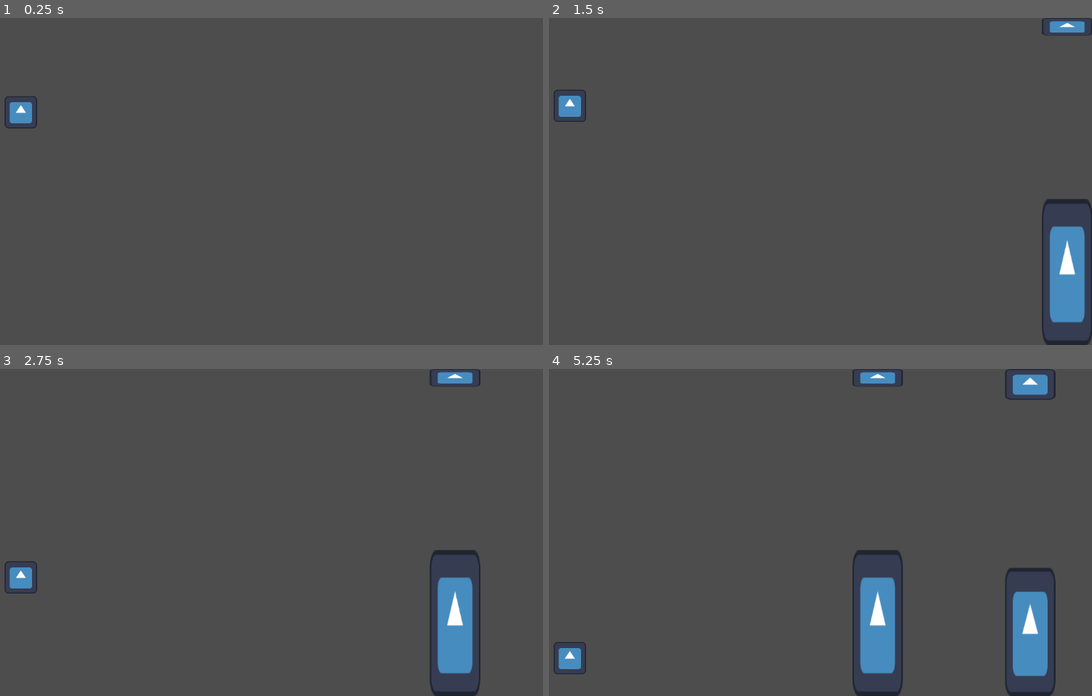
Above: before the commit, frames 1-4 (two rows, left to right).
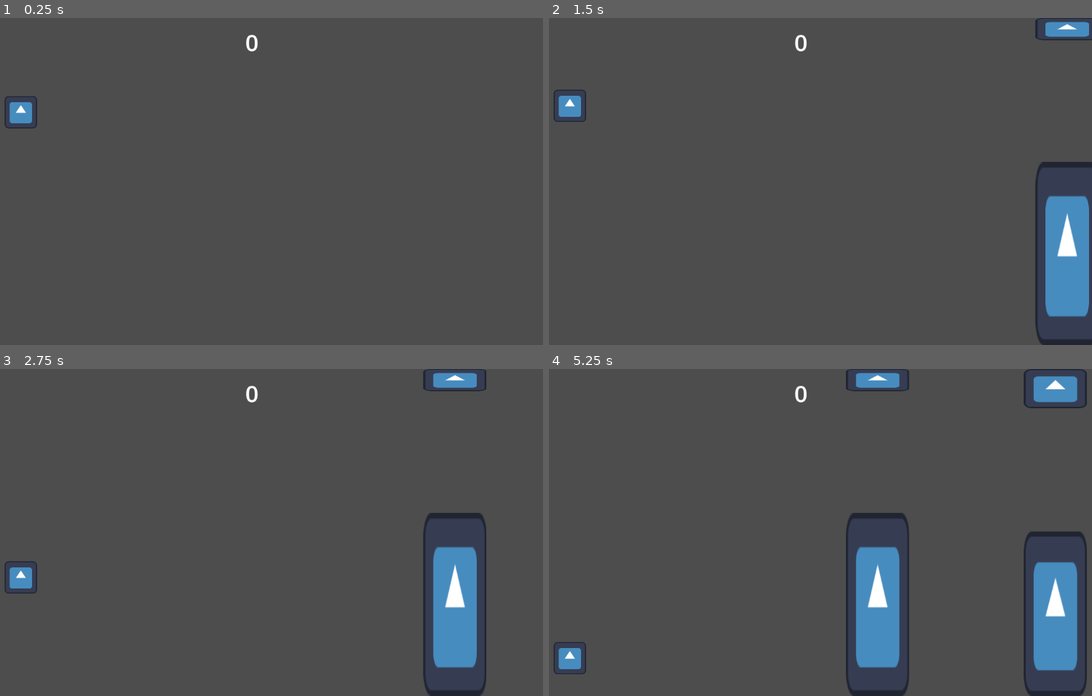
Above: after the commit, the same moments.

Repository: Davidwallacesadler/FlappyBirdCuzWhyNot
Game: Godot game, scene res://scenes/game.tscn
Same seed, same stepped clock (60 frames per second), same inputs: the game is played once before the commit and once after it. The engine's default icon, where the game draws it, is replaced by a stand-in: a white triangle on a blue panel in a dark square.
Inputs:
- Up to frame 1 (0.25 s): no input
- Up to frame 2 (1.5 s): tap Enter (ui_accept) at 0.5, 0.77 s
- Up to frame 3 (2.75 s): tap Enter (ui_accept) at 1.52 s
- Up to frame 4 (5.25 s): tap Enter (ui_accept) at 3.02, 3.77, 4.52 s

The runs differ from the first frame. In frame 1, less than 0.1% of the frame differs, in the area x 45-48%, y 5-11%; in frame 2, 2.7%; in frame 3, 3.0%; in frame 4, 8.0%, in the area x 45-100%, y 0-100%.

Commit message:
Add basic score

Diff:
--- a/scenes/game.tscn
+++ b/scenes/game.tscn
@@ -13,9 +13,10 @@
 [sub_resource type="RectangleShape2D" id="RectangleShape2D_7iory"]
 size = Vector2(315, 67)
 
-[node name="game" type="Node2D" node_paths=PackedStringArray("death_area")]
+[node name="game" type="Node2D" node_paths=PackedStringArray("death_area", "score_label")]
 script = ExtResource("1_4opl7")
 death_area = NodePath("DeathArea")
+score_label = NodePath("CanvasLayer/MarginContainer/Label")
 
 [node name="player" parent="." instance=ExtResource("2_nxnpl")]
 position = Vector2(119, 154)
@@ -47,3 +48,24 @@
 position = Vector2(147.5, -23.5)
 shape = SubResource("RectangleShape2D_7iory")
 metadata/_edit_lock_ = true
+
+[node name="CanvasLayer" type="CanvasLayer" parent="."]
+
+[node name="MarginContainer" type="MarginContainer" parent="CanvasLayer"]
+anchors_preset = 15
+anchor_right = 1.0
+anchor_bottom = 1.0
+grow_horizontal = 2
+grow_vertical = 2
+theme_override_constants/margin_left = 16
+theme_override_constants/margin_top = 16
+theme_override_constants/margin_right = 16
+theme_override_constants/margin_bottom = 16
+
+[node name="Label" type="Label" parent="CanvasLayer/MarginContainer"]
+layout_mode = 2
+size_flags_horizontal = 4
+size_flags_vertical = 1
+theme_override_font_sizes/font_size = 46
+text = "0"
+horizontal_alignment = 1
--- a/scenes/obsticle_spawner.tscn
+++ b/scenes/obsticle_spawner.tscn
@@ -4,3 +4,4 @@
 
 [node name="ObsticleSpawner" type="Node2D"]
 script = ExtResource("1_5l46w")
+speed = 200.0
--- a/scripts/game.gd
+++ b/scripts/game.gd
@@ -1,10 +1,25 @@
 extends Node2D
 
 @export var death_area: Area2D
+@export var score_label: Label
+
+var score = 0
 
 func _ready():
+	score_label.text = _int_to_string(score)
 	death_area.body_entered.connect(_on_death_area_entered)
 
-func _on_death_area_entered(body: Node2D):
+	GameEvents.player_passed_obsticle.connect(_on_player_passed_obsticle)
+
+func _on_death_area_entered(body: Node2D) -> void:
 	print("Game Over")
 	GameEvents.player_touched_obsticle.emit()
+
+func _on_player_passed_obsticle() -> void:
+	score += 1
+	score_label.text = _int_to_string(score)
+
+
+func _int_to_string(integer: int) -> String:
+	var format_string = "%s"
+	return format_string % integer
--- a/scripts/obsticle.gd
+++ b/scripts/obsticle.gd
@@ -1,10 +1,10 @@
 extends Node2D
 
 @export var gap_min_size: float = 200
-@export var gap_max_size: float = 350
+@export var gap_max_size: float = 250
 
 @export var max_height: float = 648
-@export var width: float = 100
+@export var width: float = 125
 @export var speed: float = 100
 
 @export_category("Internal Nodes")
@@ -112,6 +112,7 @@
 	self.position = Vector2.ZERO
 	_setup_new_obsticle_gap.call_deferred()
 
+
 func _on_body_entered_score(body: Node2D):
 	print("SCORE!")
 	GameEvents.player_passed_obsticle.emit()
--- a/scripts/obsticle_spawner.gd
+++ b/scripts/obsticle_spawner.gd
@@ -1,7 +1,8 @@
 extends Node2D
 
-@export var spawn_time: float = 3.0
+@export var spawn_time: float = 3.5
 @export var count: int = 4
+@export var speed: float = 125
 
 var _obsticle_scene = preload("res://scenes/obsticle.tscn")
 
@@ -21,5 +22,7 @@
 		timer.stop()
 
 func _add_obsticle() -> void:
+	var obsticle = _obsticle_scene.instantiate()
+	obsticle.speed = speed
 	add_child(_obsticle_scene.instantiate())
 	count -= 1
